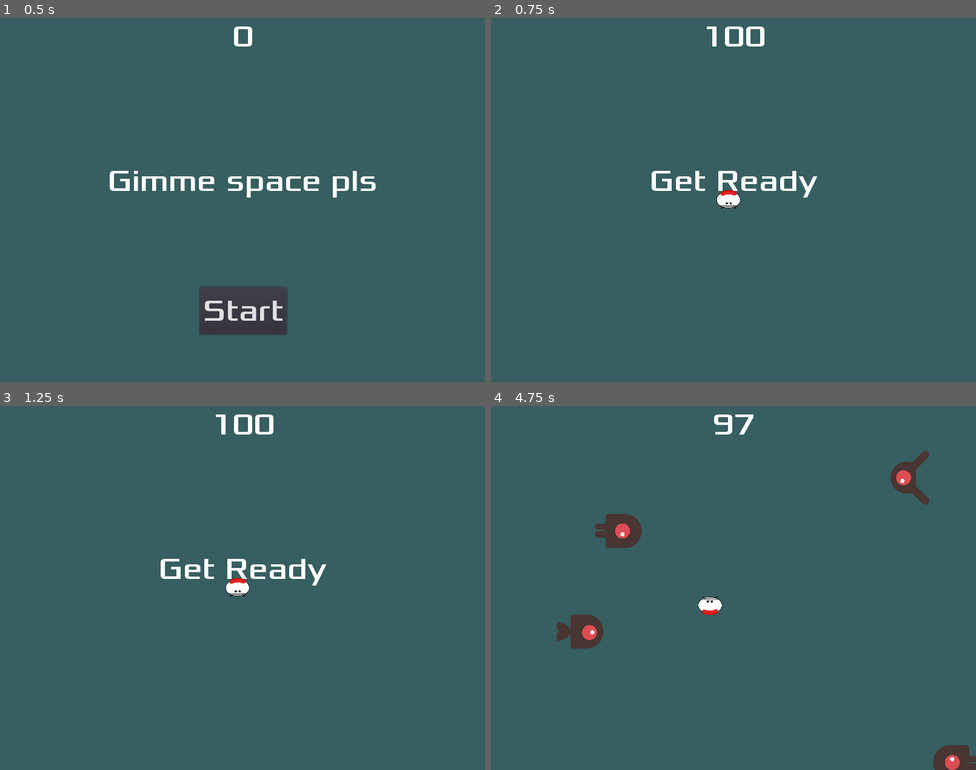
Above: before the commit, frames 1-4 (two rows, left to right).
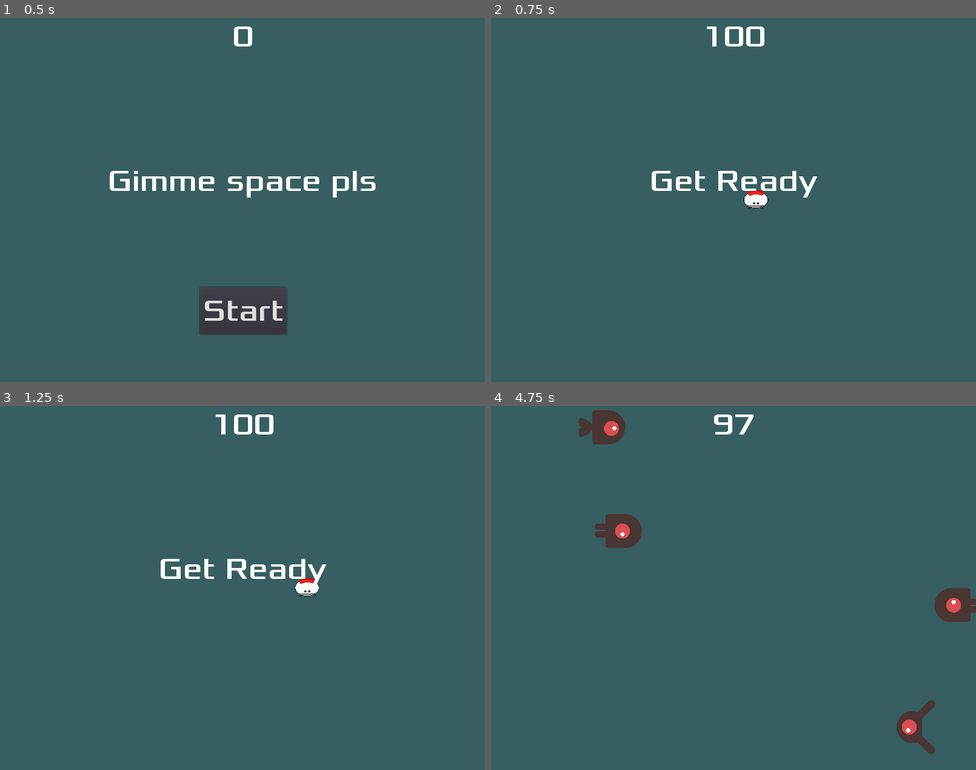
Above: after the commit, the same moments.

Repository: gameraccoon/ludum-dare-54
Game: Godot game, scene res://Main.tscn
Same seed, same stepped clock (60 frames per second), same inputs: the game is played once before the commit and once after it.
Inputs:
- Up to frame 1 (0.5 s): no input
- Up to frame 2 (0.75 s): click "Start" at 0.5 s
- Up to frame 3 (1.25 s): no input
- Up to frame 4 (4.75 s): tap Enter (start_game) at 1.25, 1.35, 2.1, 2.85, 3.6, 4.35 s; hold Right 1.28-2.03 s; hold Down 2.03-2.78 s; hold Right 2.78-3.53 s; hold Up 3.53-4.28 s; hold Left from 4.28 s (still down)

Frame 1 is identical in both runs. In frame 2, 0.4% of the frame differs, in the area x 46-58%, y 47-53%; in frame 3, 0.4%; in frame 4, 3.8%, in the area x 13-100%, y 1-100%.

Commit message:
Make movement more predictable

Diff:
--- a/Main.gd
+++ b/Main.gd
@@ -55,11 +55,6 @@
 	# Spawn the mob by adding it to the Main scene.
 	add_child(mob)
 
-	var move_dir = randi() % 4
-	var move_x = 1 if move_dir == 0 else (-1 if move_dir == 1 else 0)
-	var move_y = 1 if move_dir == 2 else (-1 if move_dir == 3 else 0)
-	$Player.move($Player.position, $Player.position + Vector2(150.0 * move_x, 150.0 * move_y))
-
 
 func _on_ScoreTimer_timeout():
 	$HUD.update_score(floor(GameRules.get_time_left()))
@@ -69,6 +64,12 @@
 	if should_continue == false:
 		game_over()
 
+	if $Player.position.distance_squared_to($Player.target_pos) < $Player.approaching_threshold * $Player.approaching_threshold:
+		var move_dir = randi() % 4
+		var move_x = 1 if move_dir == 0 else (-1 if move_dir == 1 else 0)
+		var move_y = 1 if move_dir == 2 else (-1 if move_dir == 3 else 0)
+		$Player.move($Player.position, $Player.position + Vector2(150.0 * move_x, 150.0 * move_y), 0.7)
+
 
 func _on_StartTimer_timeout():
 	$MobTimer.start()
--- a/Player.gd
+++ b/Player.gd
@@ -1,11 +1,13 @@
 extends Area2D
 
 var target_pos = Vector2(0.0, 0.0)
-var distance_from_start = 10.0
+var distance_from_start = 25.0
+var speed = 0.0
 
-var approaching_threshold = 5.0
+var approaching_threshold = 2.0
 
 func _ready():
+	randomize()
 	target_pos = position
 	hide()
 
@@ -15,19 +17,23 @@
 	var distance = pos_diff.length()
 
 	if distance < approaching_threshold:
+		position = target_pos
 		return
 
 	var velocity = pos_diff / distance
 
 	rotation = velocity.angle()
-	position += velocity * delta * 100
+	position += velocity * delta * speed
 
 
-func move(from, to):
+func move(from, to, time):
 	var pos_diff = to - from
-	if from.distance_to(position) > approaching_threshold or abs(from.angle_to_point(to) - position.angle_to_point(target_pos)) > 45:
-		position = from + pos_diff.normalize() * distance_from_start
+	if from.distance_to(position) > approaching_threshold or abs(from.angle_to_point(to) - position.angle_to_point(target_pos)) > PI*0.4:
+		position = from + pos_diff.normalized() * distance_from_start
 	target_pos = to
+
+	speed = position.distance_to(target_pos) / time
+	approaching_threshold = speed / 60.0
 
 
 func start(pos):
